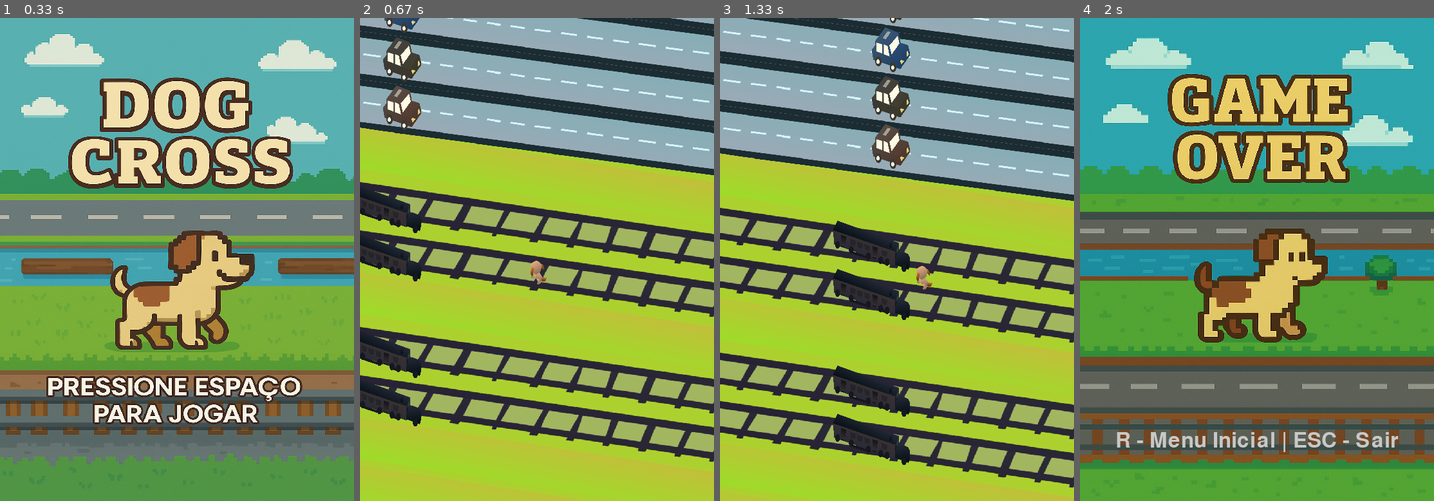
Above: before the commit, frames 1-4 (left to right).
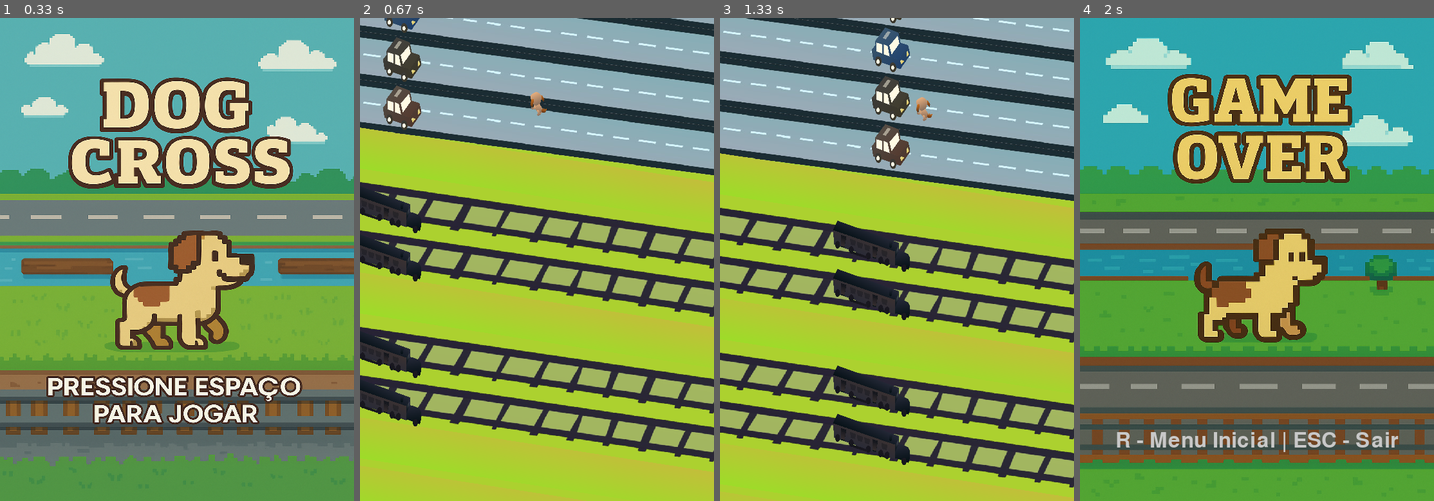
Above: after the commit, the same moments.

Repository: decov12/pygameandreeduardorafel
Game: pygame game, started from main.py
The game is run twice, just before and just after one commit, with the same random seed, the same clock (stepped at 60 frames per second) and the same inputs.
Inputs:
- Up to frame 1 (0.33 s): no input
- Up to frame 2 (0.67 s): tap Space at 0.33 s
- Up to frame 3 (1.33 s): hold Right 0.67-1.13 s; hold Up from 1.17 s (still down)
- Up to frame 4 (2 s): release Up at 1.47 s

Frame 1 is identical in both runs. In frame 2, 0.3% of the frame differs, in the area x 48-53%, y 15-56%; in frame 3, 0.3%, in the area x 55-60%, y 16-57%; in frame 4, nothing differs.

Commit message:
morte apos tempo sem mover

Diff:
--- a/main.py
+++ b/main.py
@@ -1,4 +1,3 @@
-
 import pygame
 import random
 from config import WIDTH, HEIGHT, WHITE, FPS, PLAYER_WIDTH, PLAYER_HEIGHT, CAR_WIDTH, CAR_HEIGHT, ROAD_WIDTH, ROAD_HEIGHT, TRAIN_WIDTH, TRAIN_HEIGHT, GREEN2,TRAIN_HITBOX_WIDTH, TRAIN_HITBOX_HEIGHT, CAR_HITBOX_WIDTH, CAR_HITBOX_HEIGHT
@@ -169,6 +168,9 @@
     all_cars = pygame.sprite.Group()
     all_trains = pygame.sprite.Group()
 
+    last_move_time = pygame.time.get_ticks()
+    INACTIVITY_TIMEOUT = 5000
+
     ultimos_bg = []
     for i in range(-10, 10):
         tipo = random.choice(available_backgrounds)
@@ -194,24 +196,32 @@
             ultimos_bg.pop(0)
 
     player = Player(assets['player_image'])
+    player.rect.centery = 1 * 75 + 37.5
     all_sprites.add(player)
 
     running = True
     while running:
         clock.tick(FPS)
-
+        current_time = pygame.time.get_ticks()
+        if current_time - last_move_time > INACTIVITY_TIMEOUT:
+            return True
         for event in pygame.event.get():
             if event.type == pygame.QUIT:
                 return False
             elif event.type == pygame.KEYDOWN:
                 if event.key == pygame.K_UP:
+                    last_move_time = pygame.time.get_ticks()  # Reset timer
                     player.move_by(+10, -37.5)
                 elif event.key == pygame.K_LEFT:
+                    last_move_time = pygame.time.get_ticks()  # Reset timer
                     player.move_by(-30, -5)
                 elif event.key == pygame.K_RIGHT:
+                    last_move_time = pygame.time.get_ticks()  # Reset timer
                     player.move_by(+30, +5)
                 elif event.key == pygame.K_DOWN:
+                    last_move_time = pygame.time.get_ticks()  # Reset timer
                     player.move_by(-10, +37.5)
+
                 elif event.key == pygame.K_ESCAPE:
                     pygame.quit()
                     exit()
@@ -263,8 +273,6 @@
                 novo_bg = True
         if novo_bg:
             novo_bg = False
-
-        # Determina tipo do próximo background com base nos últimos 3
         # Determina tipo do próximo background com base nos últimos 3
         repetidos = set(ultimos_bg[-3:])
         if len(ultimos_bg) >= 3 and all(bg in ['street', 'street2'] for bg in ultimos_bg[-3:]):
